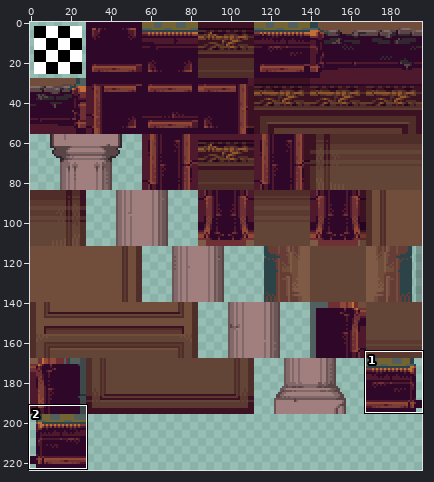
A sprite sheet gets an edit: tilesets/hotel_background/output_tileset.png. The picture above shows the old version from afar; the outline marks the close-up.
Close-up. First the earlier version:
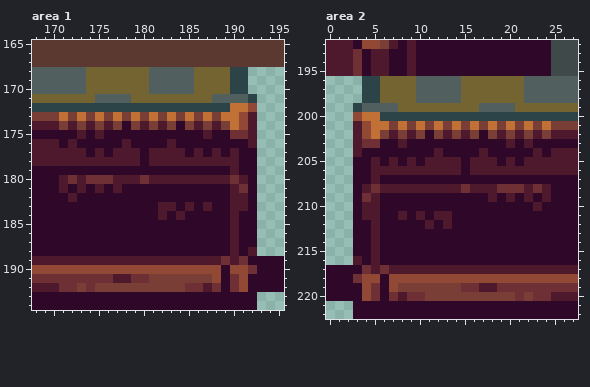
The file is 196x224 pixels. Colours within 5 levels of each other are drawn and written as one. Shown: area 1: x 168..195, y 165..194; area 2: x 0..27, y 192..222.
The result:
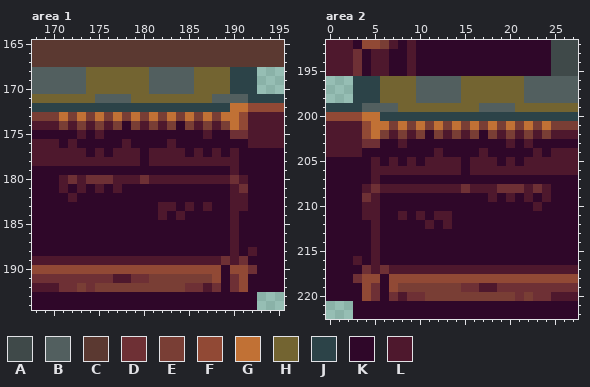
Palette (. is transparent): A #3f4949  B #525f5f  C #5b3931  D #6e3035  E #793e35  F #914935  G #c17135  H #736431  J #2c4348  K #2f0729  L #4e182d
The exact change:
Area 1:
Colour F is added in row 172 at x 193 to 195.
Colour J is added in rows 168 to 170 at x 192; in row 171 at x 193 to 195.
Colour K is added in rows 177 to 188 at x 193 to 195.
Colour L is added in rows 173 to 176 at x 193 to 195.
Area 2:
Colour F is added in row 200 at x 0 to 2.
Colour J is added in rows 196 to 198 at x 3; in row 199 at x 0 to 2.
Colour K is added in rows 205 to 216 at x 0 to 2.
Colour L is added in rows 201 to 204 at x 0 to 2.
Boxes around the changes in both close-ups, in picture pixels (x1, y1, x2, y2):
added: (248, 67, 284, 256)
added: (326, 76, 362, 265)
